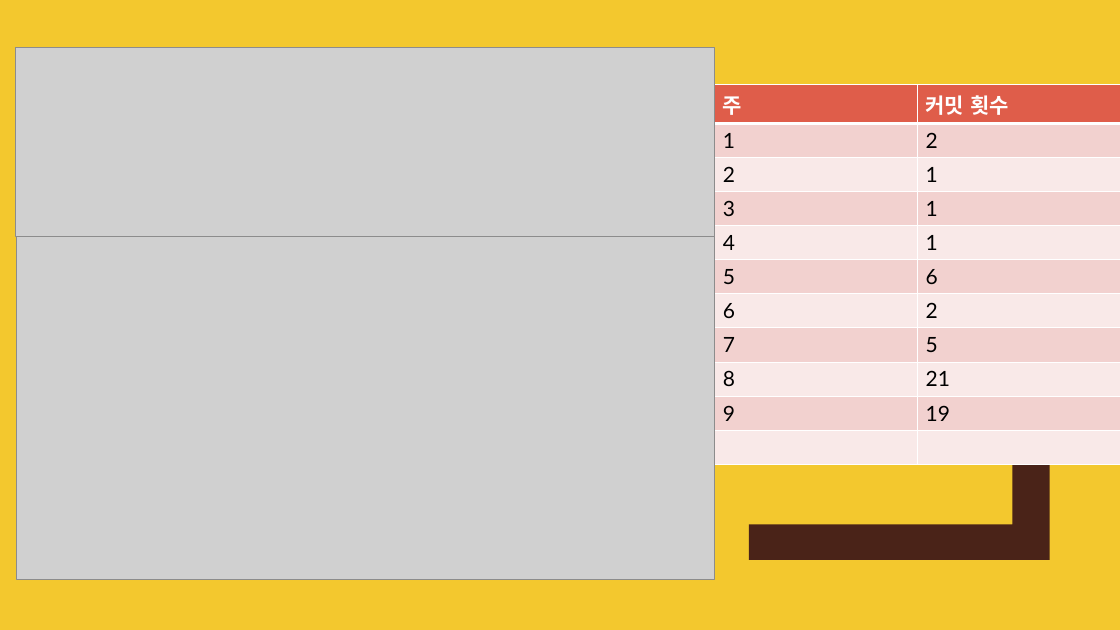
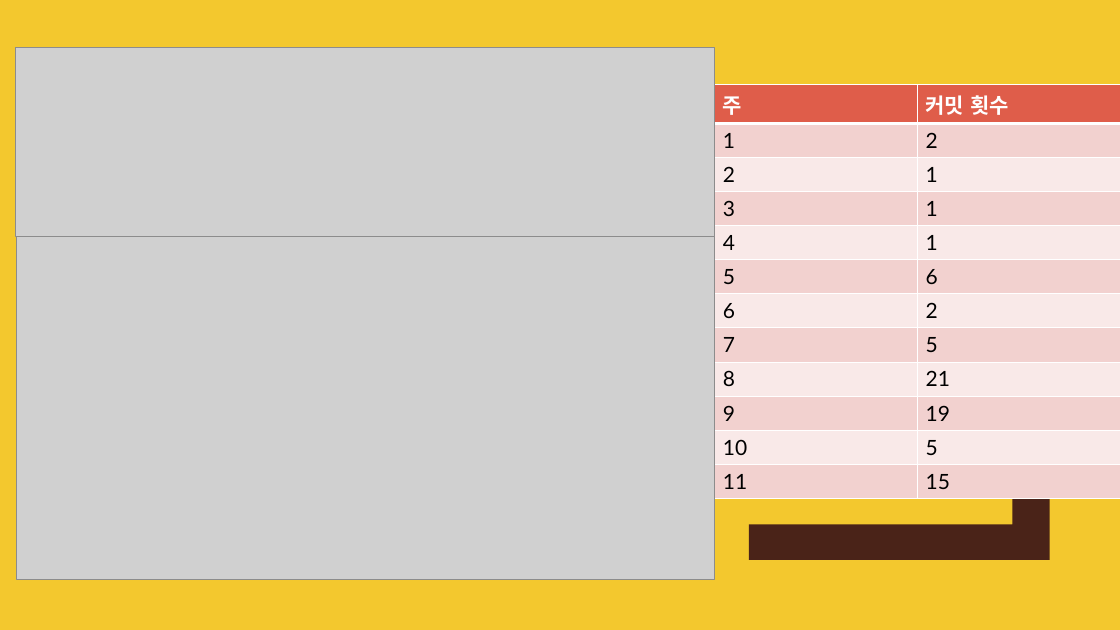
Before and after one commit to jaewon-lee-ssb/TermProj, a slide deck: slide 3 of ppt/2DGP 이재원 최종발표.pptx. Drawn at 1120x630 pixels with LibreOffice and Linux fonts; fonts in the diff are those of the drawing; grey boxes stand for pictures. Boxes give left, top, right and bottom in pixels: in the first picture for what was removed or moved away, otherwise in the second. Text is boxed around its words. In the diff, an @@ line names an element or a change of style, - is before the commit and + after.

Commit message:
최종발표 피피티 수정

```diff
--- a/ppt/2DGP 이재원 최종발표.pptx
+++ b/ppt/2DGP 이재원 최종발표.pptx
@@ table at bbox=[715, 85, 1120, 494] @@
-row 11:  | 
+row 11: 10 | 5
+row 12: 11 | 15
```
